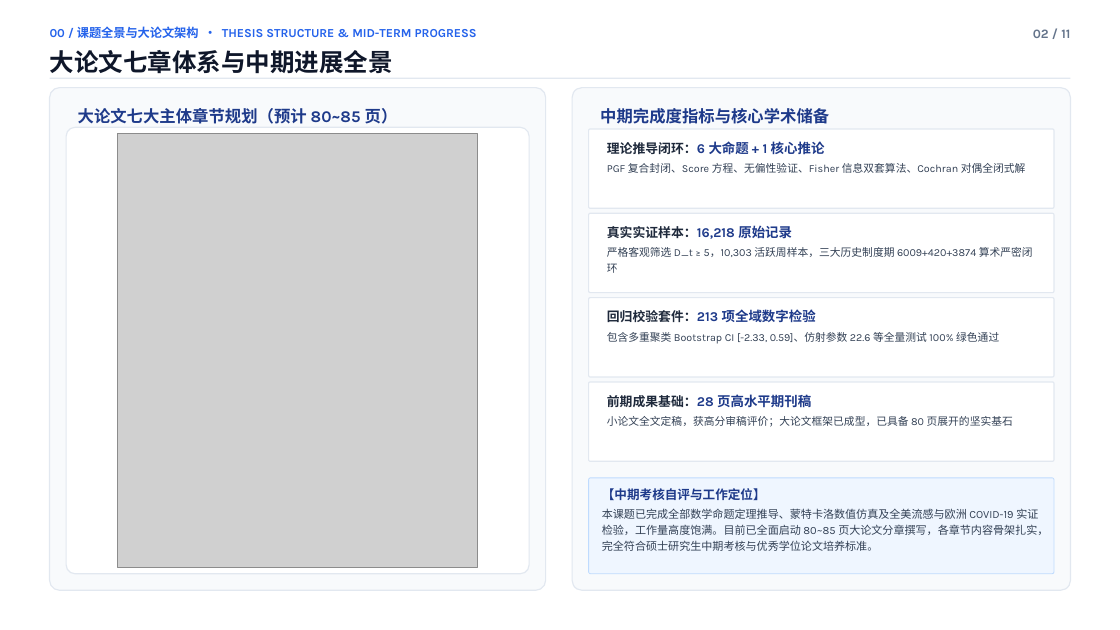
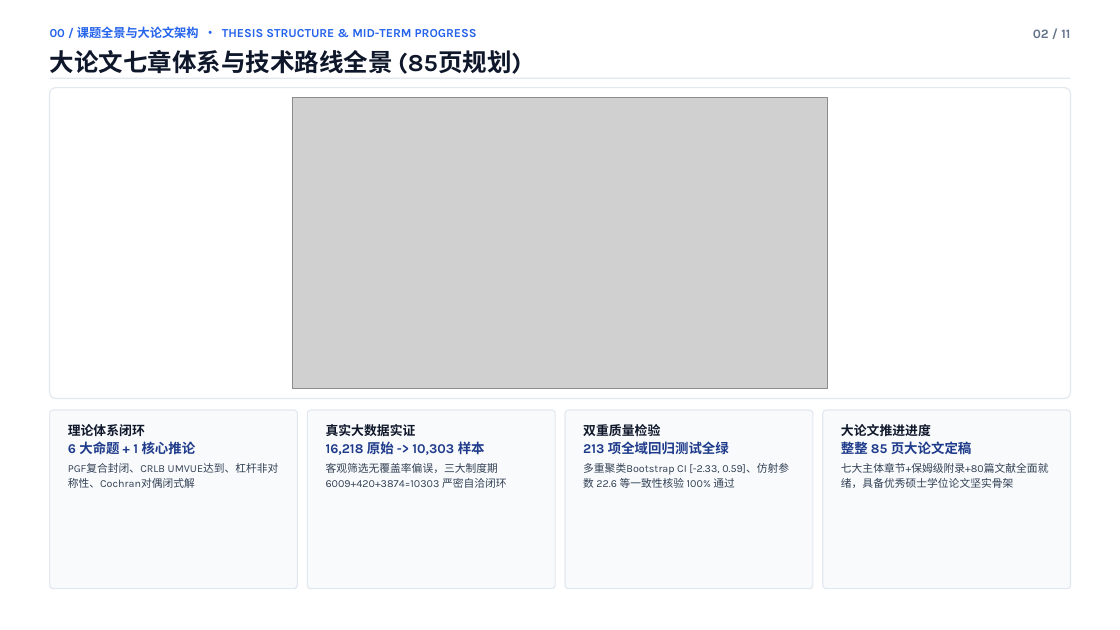
Before and after one commit to wangchi2068/case-count-inference-bottleneck, a slide deck: slide 2 of 学术答辩PPT_简约大气优化版.pptx. Drawn at 1120x630 pixels with LibreOffice and Linux fonts; fonts in the diff are those of the drawing; grey boxes stand for pictures. Boxes give left, top, right and bottom in pixels: in the first picture for what was removed or moved away, otherwise in the second. Text is boxed around its words. In the diff, an @@ line names an element or a change of style, - is before the commit and + after.

Commit message:
Deploy landscape ultra-large-font technical roadmap across paper, 85-page thesis and defense PPT

```diff
--- a/学术答辩PPT_简约大气优化版.pptx
+++ b/学术答辩PPT_简约大气优化版.pptx
@@ text at [50, 50, 521, 74]: text changed @@
-大论文七章体系与中期进展全景
+大论文七章体系与技术路线全景 (85页规划)
@@ rounded rectangle: place and size @@
-rounded rectangle at [50, 87, 546, 590]
+rounded rectangle at [50, 87, 1070, 398]
@@ rounded rectangle at [50, 87, 1070, 398]: fill #F8FAFC to #FFFFFF @@
@@ text removed at [78, 108, 398, 124] @@
-大论文七大主体章节规划（预计 80~85 页）
@@ picture added at [292, 97, 828, 388] @@
@@ text removed at [600, 108, 829, 124] @@
-中期完成度指标与核心学术储备
@@ picture removed at [118, 134, 477, 567] @@
@@ text removed at [607, 141, 1026, 173] @@
-理论推导闭环：6 大命题 + 1 核心推论
-PGF 复合封闭、Score 方程、无偏性验证、Fisher 信息双套算法、Cochran 对偶全闭式解
@@ text removed at [607, 226, 1033, 273] @@
-真实实证样本：16,218 原始记录
-严格客观筛选 D_t ≥ 5，10,303 活跃周样本，三大历史制度期 6009+420+3874 算术严密闭环
@@ rounded rectangle removed at [589, 297, 1054, 376] @@
@@ rounded rectangle removed at [589, 382, 1054, 461] @@
@@ rounded rectangle: place and size @@
-rounded rectangle at [66, 128, 529, 574]
+rounded rectangle at [50, 410, 297, 589]
@@ rounded rectangle: place and size @@
-rounded rectangle at [572, 87, 1070, 590]
+rounded rectangle at [308, 410, 555, 589]
@@ rounded rectangle: place and size @@
-rounded rectangle at [589, 129, 1054, 208]
+rounded rectangle at [565, 410, 813, 589]
@@ text removed at [607, 394, 1013, 427] @@
-前期成果基础：28 页高水平期刊稿
-小论文全文定稿，获高分审稿评价；大论文框架已成型，已具备 80 页展开的坚实基石
@@ fill #FFFFFF to #F8FAFC in 3 elements at [50, 410, 297, 589], [565, 410, 813, 589], [823, 410, 1070, 589] @@
@@ rounded rectangle: place and size @@
-rounded rectangle at [589, 213, 1054, 292]
+rounded rectangle at [823, 410, 1070, 589]
@@ text added at [68, 424, 279, 488], 9.2 pt, text #334155 @@
+理论体系闭环
+6 大命题 + 1 核心推论
+PGF复合封闭、CRLB UMVUE达到、杠杆非对称性、Cochran对偶闭式解
@@ text added at [326, 424, 507, 488], 9.2 pt, text #334155 @@
+真实大数据实证
+16,218 原始 -> 10,303 样本
+客观筛选无覆盖率偏误，三大制度期 6009+420+3874=10303 严密自洽闭环
@@ text at [583, 424, 789, 488]: text changed @@
-回归校验套件：213 项全域数字检验
-包含多重聚类 Bootstrap CI [-2.33, 0.59]、仿射参数 22.6 等全量测试 100% 绿色通过
+双重质量检验
+213 项全域回归测试全绿
+多重聚类Bootstrap CI [-2.33, 0.59]、仿射参数 22.6 等一致性核验 100% 通过
@@ text added at [841, 424, 1049, 488], 9.2 pt, text #334155 @@
+大论文推进进度
+整整 85 页大论文定稿
+七大主体章节+保姆级附录+80篇文献全面就绪，具备优秀硕士学位论文坚实骨架
@@ rounded rectangle removed at [589, 478, 1054, 574] @@
@@ text removed at [602, 488, 1048, 551] @@
-【中期考核自评与工作定位】
-本课题已完成全部数学命题定理推导、蒙特卡洛数值仿真及全美流感与欧洲 COVID-19 实证检验，工作量高度饱满。目前已全面启动 80~85 页大论文分章撰写，各章节内容骨架扎实，完全符合硕士研究生中期考核与优秀学位论文培养标准。
```
Also in this commit, not shown: 5 other files.
